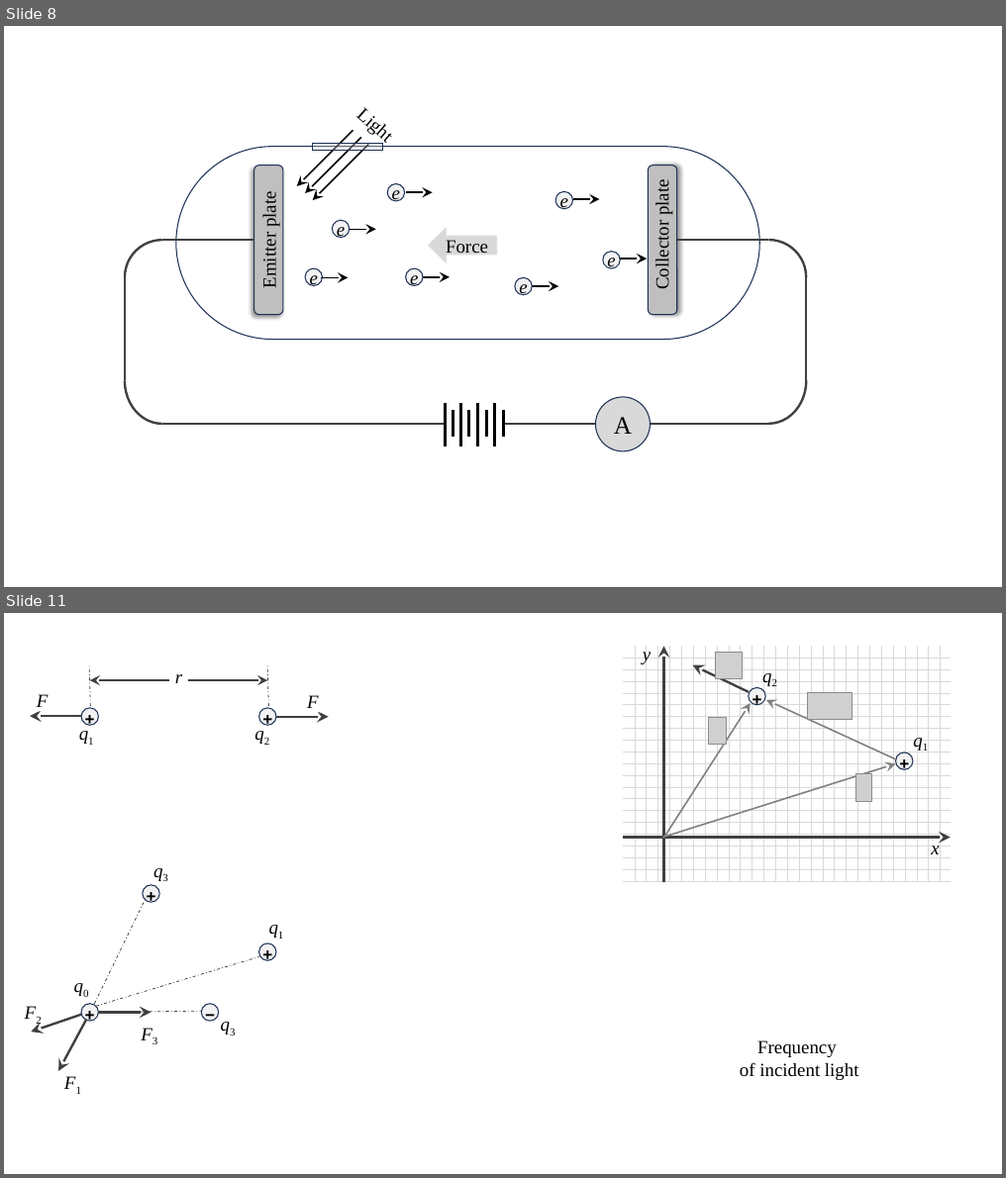
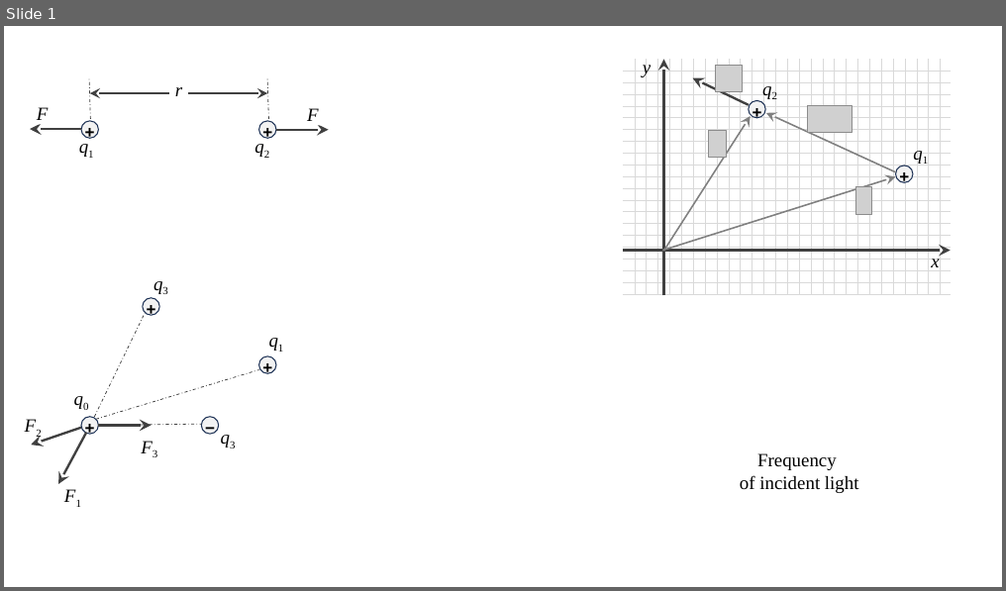
Before and after one commit to acharya2024/myProject01, a slide deck: 04_EM/img/001_EMG.pptx. Shown one above the other, each under a label of ours: slides 8 and 11 before the commit, slide 1 after it; the slides between them are not shown. The pictures are 1006x1178 and 1006x591 pixels, drawn with LibreOffice and Linux fonts; fonts in the diff are those of the drawing; grey boxes stand for pictures. Boxes give left, top, right and bottom in pixels: in the first picture for what was removed or moved away, otherwise in the second. Text is boxed around its words. In the diff, an @@ line names an element or a change of style, - is before the commit and + after.

```diff
--- a/04_EM/img/001_EMG.pptx
+++ b/04_EM/img/001_EMG.pptx
@@ slide 8 removed at bbox=[4, 26, 1002, 587], background #FFFFFF @@
@@ text removed at bbox=[340, 91, 412, 159] @@
-Light
@@ arrow removed from (352, 130) to (297, 186) @@
@@ arrow removed from (361, 138) to (305, 193) @@
@@ arrow removed from (368, 144) to (313, 200) @@
@@ rectangle removed at bbox=[313, 143, 383, 150] @@
@@ rounded rectangle removed at bbox=[176, 147, 760, 340] @@
@@ rounded rectangle removed at bbox=[254, 166, 283, 315] @@
@@ rounded rectangle removed at bbox=[648, 166, 677, 315] @@
@@ text removed at bbox=[259, 194, 280, 288] @@
-Emitter plate
@@ ellipse removed at bbox=[387, 184, 405, 201] @@
-e
@@ arrow removed from (406, 193) to (433, 193) @@
@@ ellipse removed at bbox=[555, 191, 573, 209] @@
-e
@@ arrow removed from (573, 199) to (600, 199) @@
@@ text removed at bbox=[652, 182, 673, 287] @@
-Collector plate
@@ ellipse removed at bbox=[332, 221, 350, 238] @@
-e
@@ arrow removed from (350, 230) to (376, 230) @@
@@ left arrow removed at bbox=[426, 224, 497, 267] @@
-Force
@@ arc (boxed as its full ellipse) removed at bbox=[125, 240, 199, 315] @@
@@ line removed from (254, 240) to (162, 240) @@
@@ ellipse removed at bbox=[603, 252, 620, 269] @@
-e
@@ arrow removed from (620, 259) to (648, 259) @@
@@ line removed from (125, 274) to (125, 380) @@
@@ ellipse removed at bbox=[305, 269, 322, 285] @@
-e
@@ arrow removed from (322, 277) to (348, 277) @@
@@ ellipse removed at bbox=[406, 269, 423, 285] @@
-e
@@ arrow removed from (423, 277) to (450, 277) @@
@@ ellipse removed at bbox=[515, 277, 532, 294] @@
-e
@@ arrow removed from (532, 286) to (558, 286) @@
@@ arc (boxed as its full ellipse) removed at bbox=[125, 338, 199, 424] @@
@@ group removed at bbox=[677, 240, 807, 424]: 2 lines, 2 arc (boxed as its full ellipse)s @@
@@ group removed at bbox=[445, 402, 504, 447]: 8 lines, 1 rectangle @@
@@ ellipse removed at bbox=[595, 397, 650, 452] @@
-A
@@ line removed from (162, 424) to (772, 424) @@
@@ what was slide 11 is now slide 1 @@
```
Also in this commit, not shown: 1 slide added, 9 other slides removed, 6 other files.
